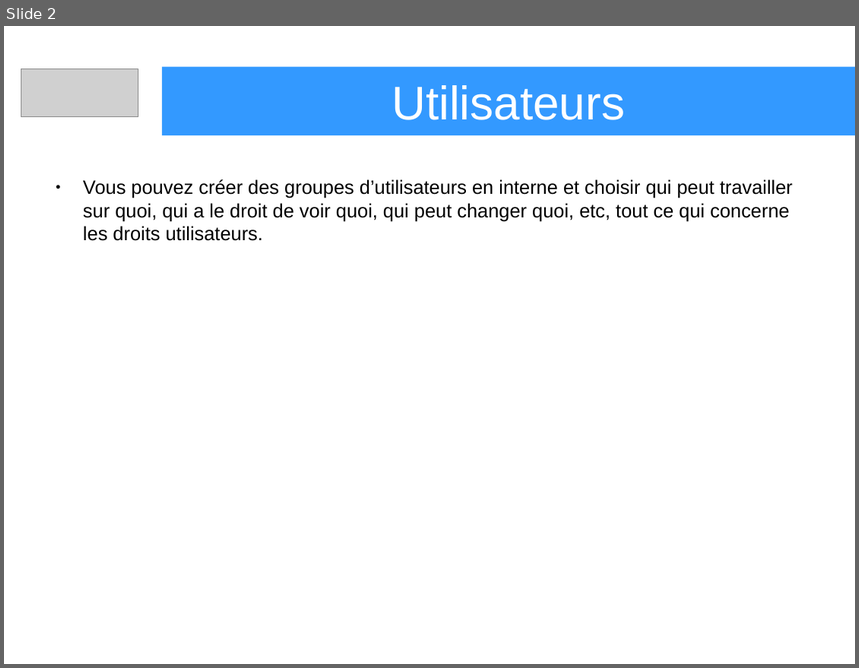
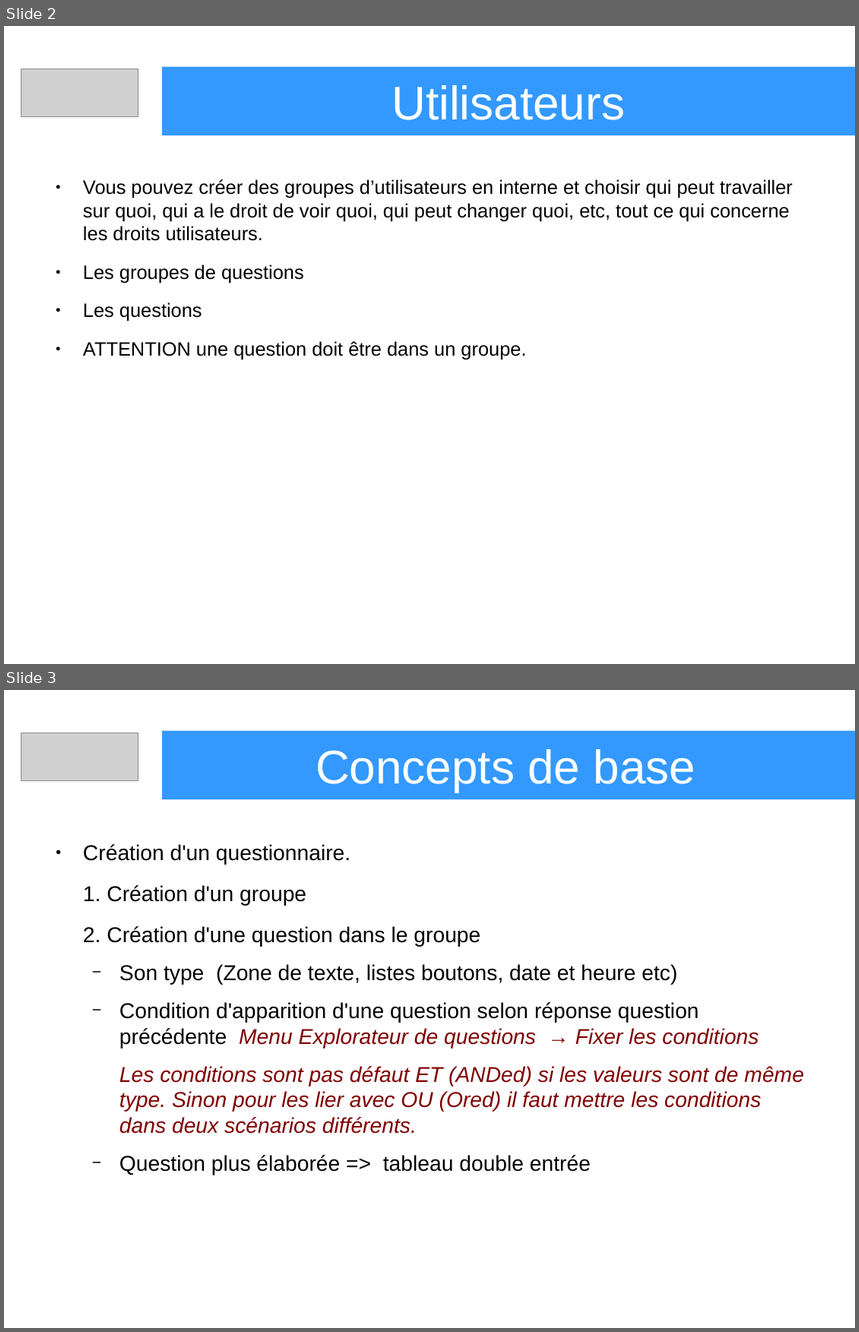
Before and after one commit to heylve/current, a slide deck: Presentations/lime_survey_pres.odp. Shown one above the other, each under a label of ours: slide 2 before the commit, slides 2 and 3 after it. The pictures are 859x668 and 859x1332 pixels, drawn with LibreOffice and Linux fonts; fonts in the diff are those of the drawing; grey boxes stand for pictures. Boxes give left, top, right and bottom in pixels: in the first picture for what was removed or moved away, otherwise in the second. Text is boxed around its words. In the diff, an @@ line names an element or a change of style, - is before the commit and + after.

```diff
--- a/Presentations/lime_survey_pres.odp
+++ b/Presentations/lime_survey_pres.odp
@@ slide 3 added at box(4, 690, 855, 1328), background #FFFFFF @@
@@ picture added at box(21, 733, 138, 780) @@
@@ rectangle added at box(162, 731, 855, 799), fill #3399FF, 44 pt, text #FFFFFF @@
+Concepts de base
@@ text added at box(83, 844, 804, 1176), 20 pt, text #000000 @@
+● Création d'un questionnaire.
+1. Création d'un groupe
+2. Création d'une question dans le groupe
+  − Son type (Zone de texte, listes boutons, date et heure etc)
+  − Condition d'apparition d'une question selon réponse question précédente Menu Explorateur de questions → Fixer les conditions
+  Les conditions sont pas défaut ET (ANDed) si les valeurs sont de même type. Sinon pour les lier avec OU (Ored) il faut mettre les conditions dans deux scénarios différents.
+  − Question plus élaborée => tableau double entrée
@@ slide 2 changed as well @@
@@ text at box(83, 265, 526, 360): paragraphs added @@
+● Les groupes de questions
+● Les questions
+● ATTENTION une question doit être dans un groupe.
```
Also in this commit, not shown: 1 other slide changed, 1 other slide added, 11 other files.
